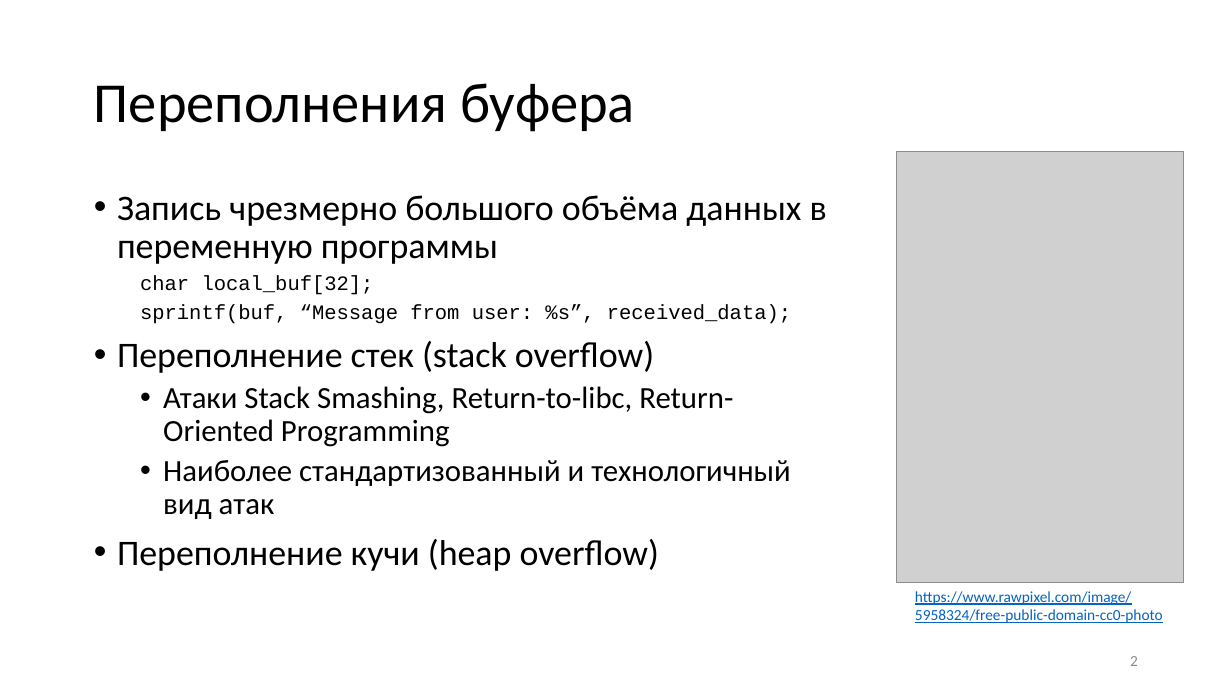
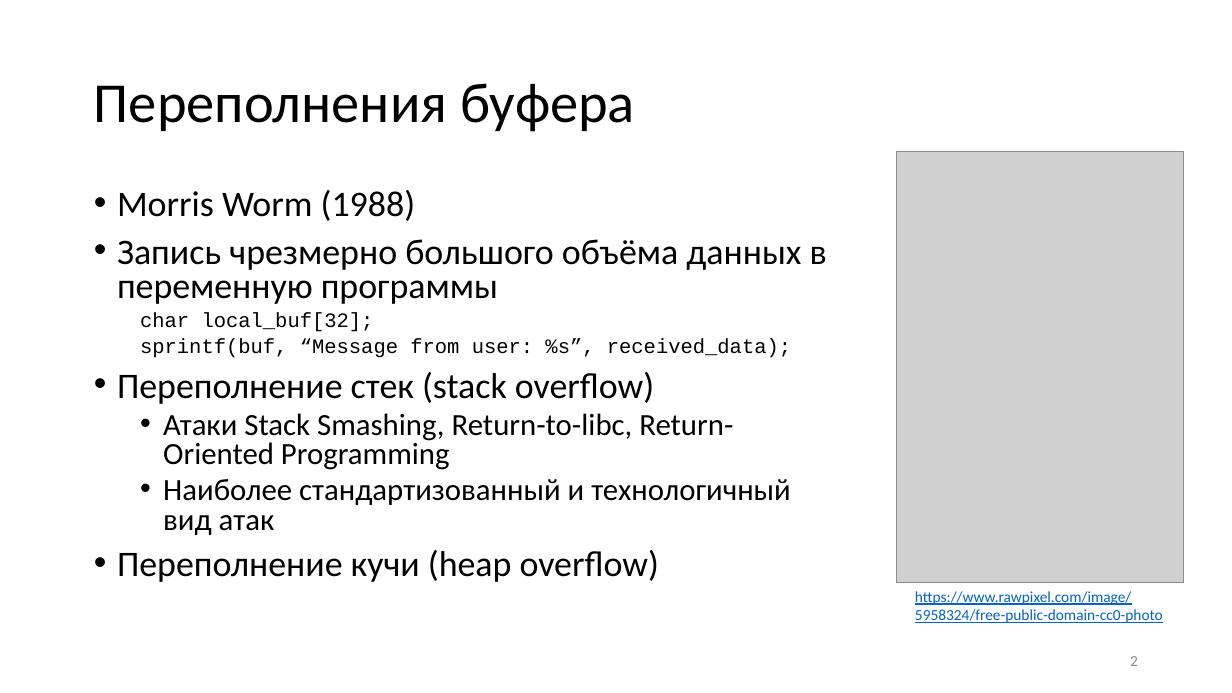
Before and after one commit to yugr/slides, a slide deck: slide 2 of CppZeroCost/2025/RU.pptx. Drawn at 1232x693 pixels with LibreOffice and Linux fonts; fonts in the diff are those of the drawing; grey boxes stand for pictures. Boxes give left, top, right and bottom in pixels: in the first picture for what was removed or moved away, otherwise in the second. Text is boxed around its words. In the diff, an @@ line names an element or a change of style, - is before the commit and + after.

```diff
--- a/CppZeroCost/2025/RU.pptx
+++ b/CppZeroCost/2025/RU.pptx
@@ text at [117,190,416,221]: paragraph added @@
+• Morris Worm (1988)
@@ text at [117,239,827,582]: line spacing 0.9 to 0.8 @@
```
Also in this commit, not shown: 8 other slides changed, 3 slides added, 2 slides removed, 3 other files.
